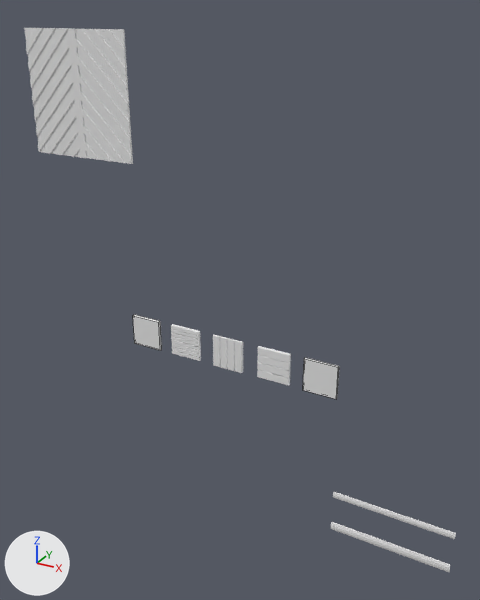
A saved change to the Blender file generator/Rozwierana/rozwierana3.blend.
Both versions are drawn from a 50 mm lens placed at (-12.12, -5.8, 16.46), pointed at (-15.1, -0.39, 13.75). The axes (+X, +Y, +Z) are drawn at lower left. The lights are the same throughout. Mesh edges are drawn as thin lines on the coarser meshes.
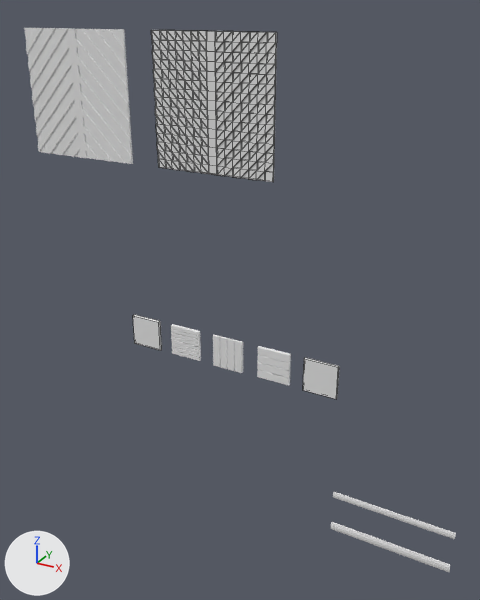
Commit message: stworzenie jodełki w dół - nie działa

Boxes (x1, y1, x2, y2) around the edits, measured in the pictures (480 x 600 px):
'Cube.006', added
    after: (151, 30, 277, 182)

The change, as a diff of the scene's bpy script:
```diff
--- a/generator/Rozwierana/rozwierana3.blend.py
+++ b/generator/Rozwierana/rozwierana3.blend.py
@@ ob_cube_006 @@
+ob_cube_006 = bpy.data.objects.new('Cube.006', me_cube_042.copy())  # the mesh of ob_cube_005
+ob_cube_006.location = (-15.73, 0.17, 15.55)
+ob_cube_006.rotation_euler = (0.0, 3.142, 0.0)  # degrees (0, 180, 0)
```
